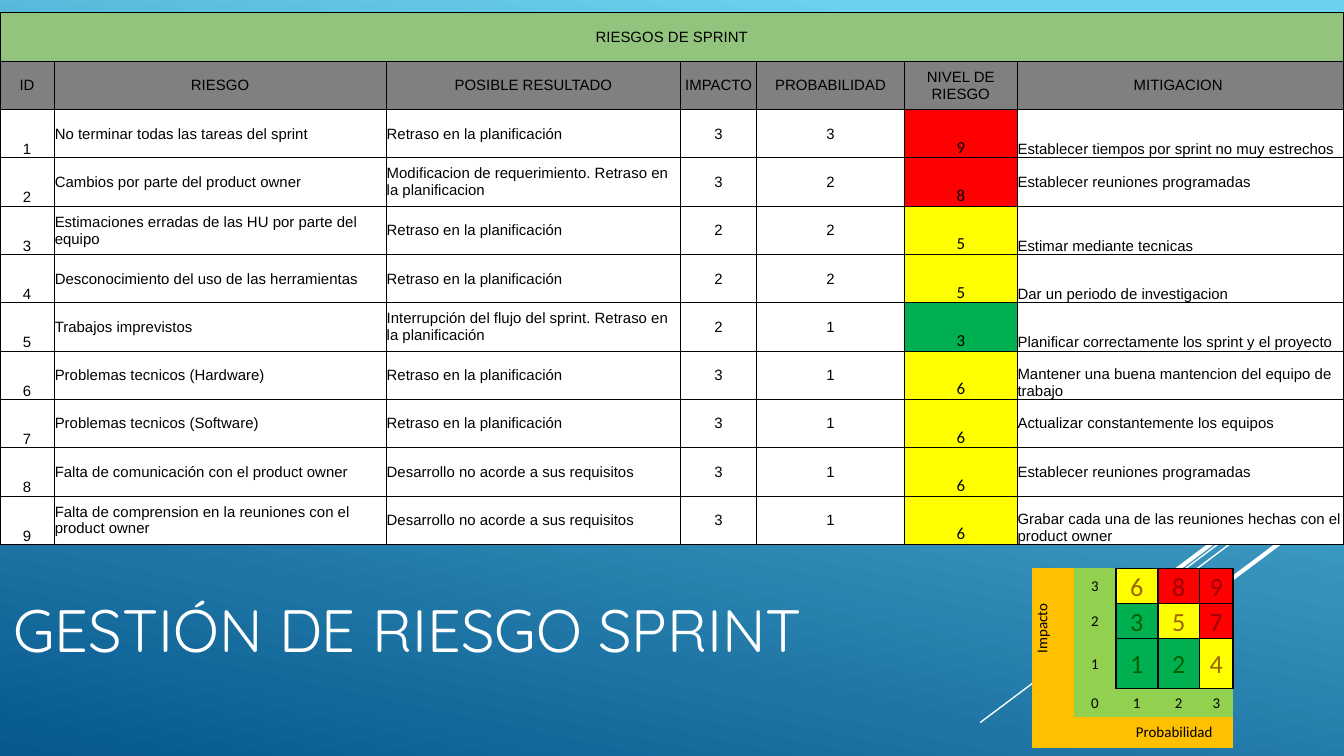
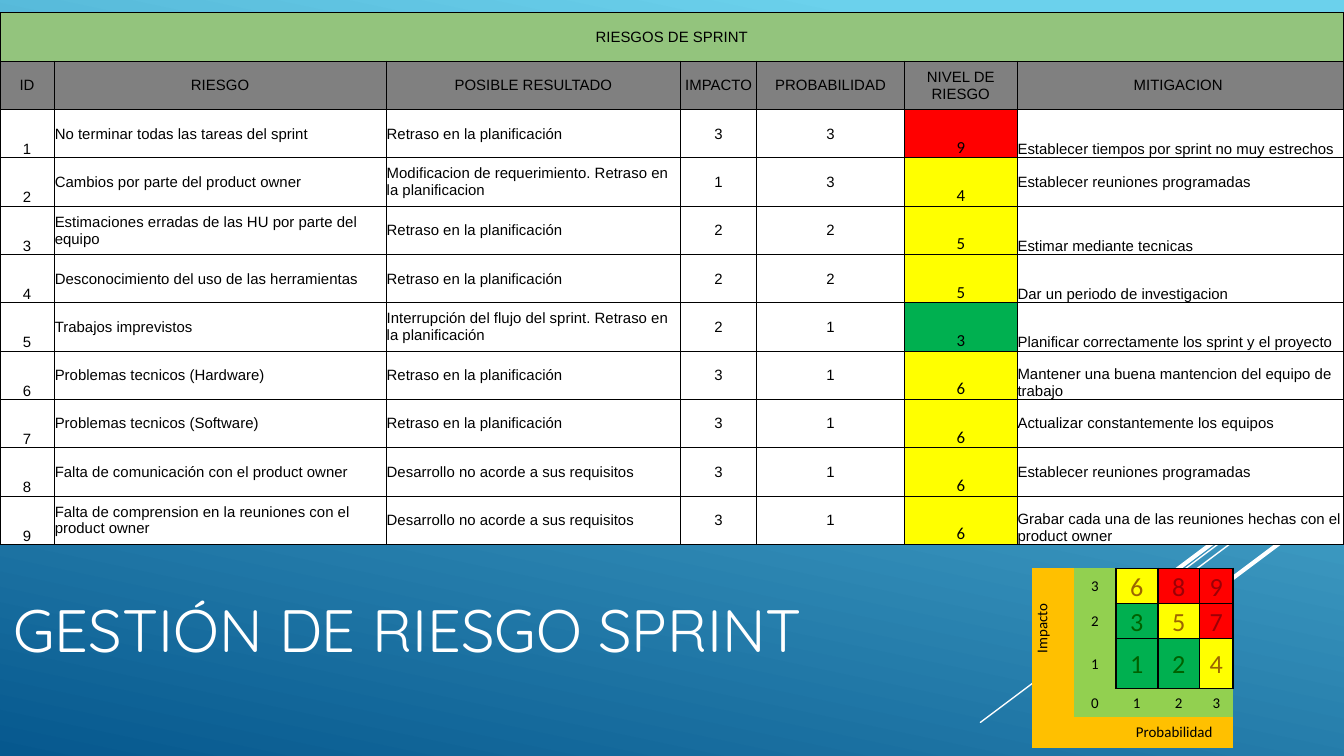
Before and after one commit to covallecabrera/PT1, a slide deck: slide 11 of Semana 6 (5)/Semana 6.pptx. Drawn at 1344x756 pixels with LibreOffice and Linux fonts; fonts in the diff are those of the drawing. Boxes give left, top, right and bottom in pixels: in the first picture for what was removed or moved away, otherwise in the second. Text is boxed around its words. In the diff, an @@ line names an element or a change of style, - is before the commit and + after.

```diff
--- a/Semana 6 (5)/Semana 6.pptx
+++ b/Semana 6 (5)/Semana 6.pptx
@@ table at <box>0,13,1343,549</box> @@
-row 4: 2 | Cambios por parte del product owner | Modificacion de requerimiento. Retraso en la planificacion | 3 | 2 | 8 | Establecer reuniones programadas
+row 4: 2 | Cambios por parte del product owner | Modificacion de requerimiento. Retraso en la planificacion | 1 | 3 | 4 | Establecer reuniones programadas
@@ fill #FF0000 to #FFFF00 in row 4, column 6 @@
```
Also in this commit, not shown: 3 other files.
